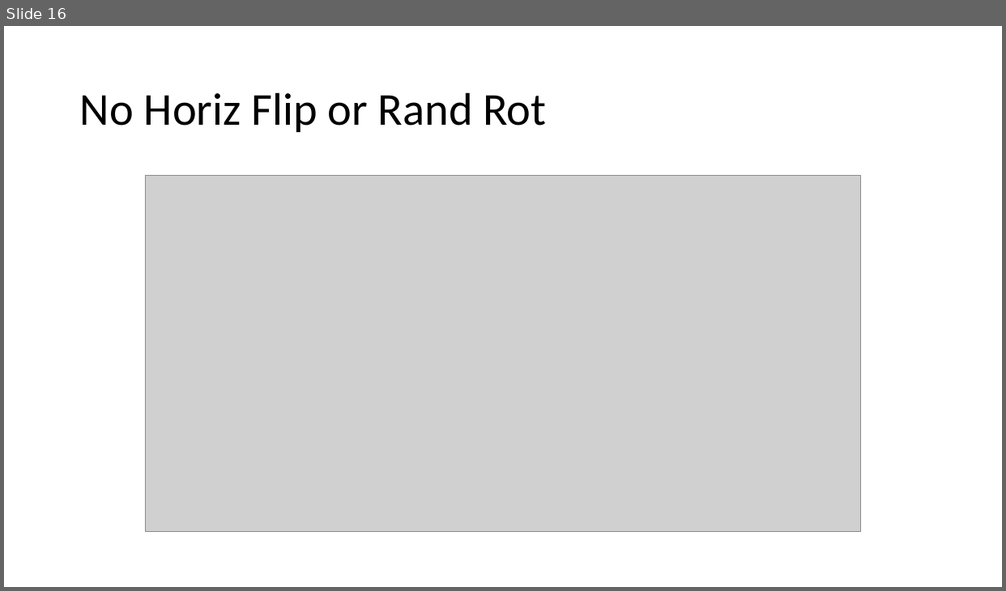
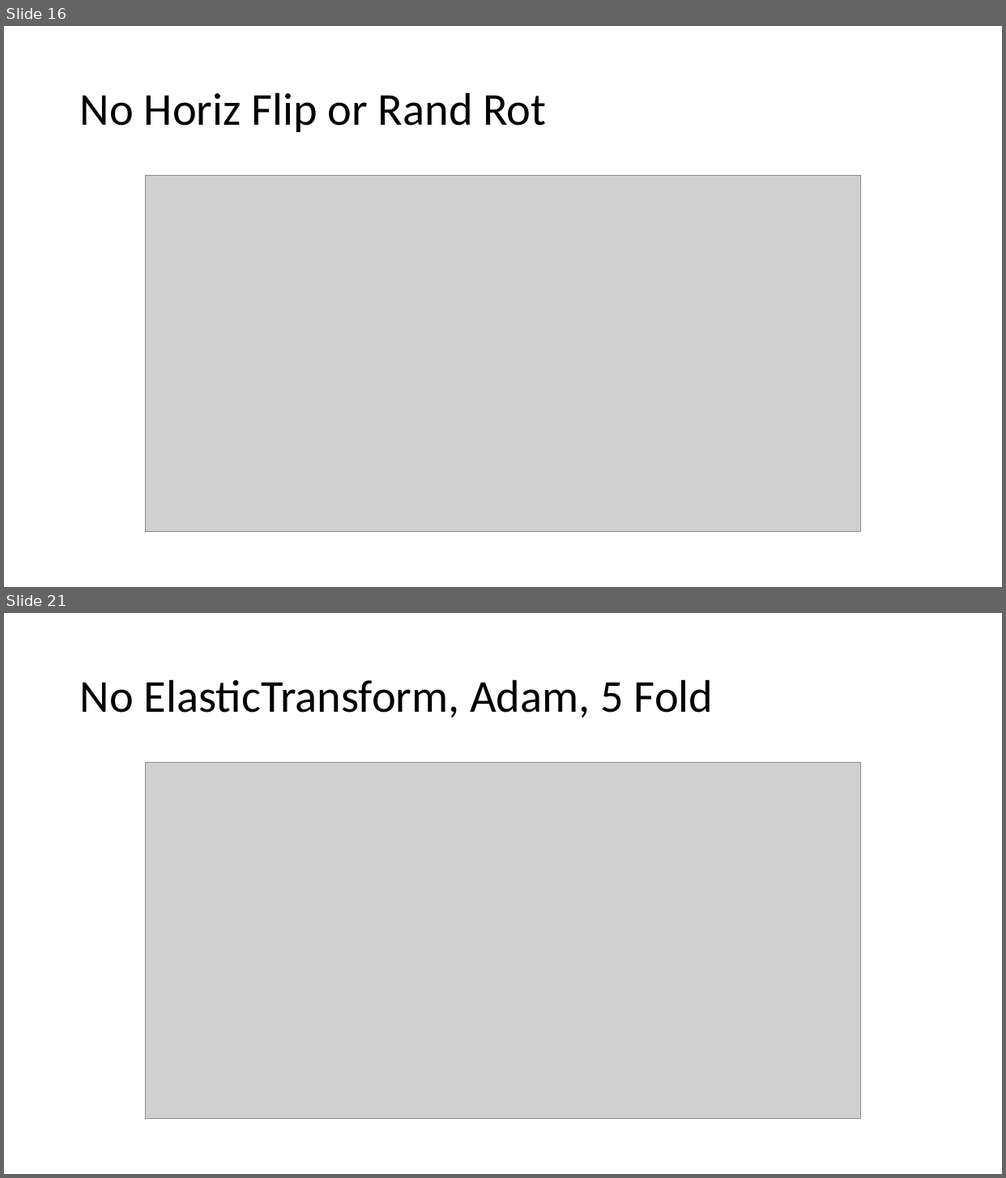
Before and after one commit to DarkEQ/BIM_284_ML_Project, a slide deck: History.pptx. Shown one above the other, each under a label of ours: slide 16 before the commit, slides 16 and 21 after it; the slides between them are not shown. The pictures are 1006x591 and 1006x1178 pixels, drawn with LibreOffice and Linux fonts; fonts in the diff are those of the drawing; grey boxes stand for pictures. Boxes give left, top, right and bottom in pixels: in the first picture for what was removed or moved away, otherwise in the second. Text is boxed around its words. In the diff, an @@ line names an element or a change of style, - is before the commit and + after.

```diff
--- a/History.pptx
+++ b/History.pptx
@@ slide 21 added at <box>4,613,1002,1174</box>, background #FFFFFF @@
@@ title added at <box>80,679,714,717</box>, 44 pt, text #000000 @@
+No ElasticTransform, Adam, 5 Fold
@@ picture added at <box>146,763,861,1119</box> @@
```
Also in this commit, not shown: 8 other slides added.
